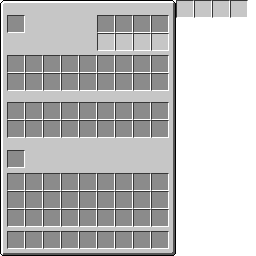
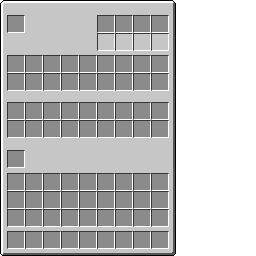
Layered file, before and after one edit (w=256, h=256). Changes by layer:
painted on "Slots" over box(176, 0, 248, 18)
